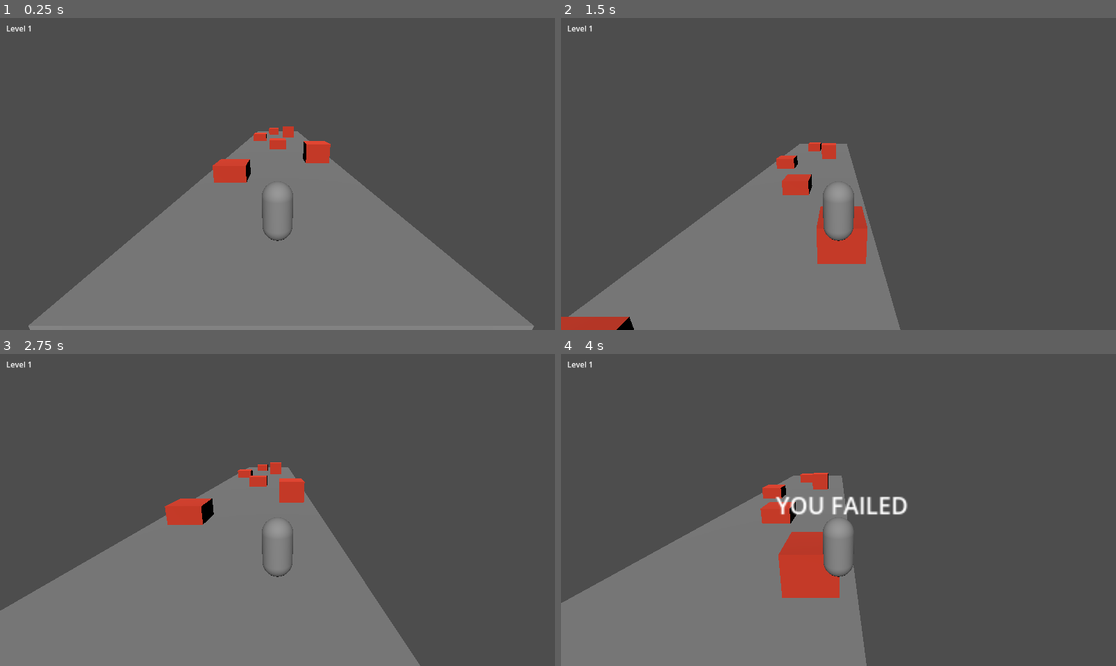
Above: before the commit, frames 1-4 (two rows, left to right).
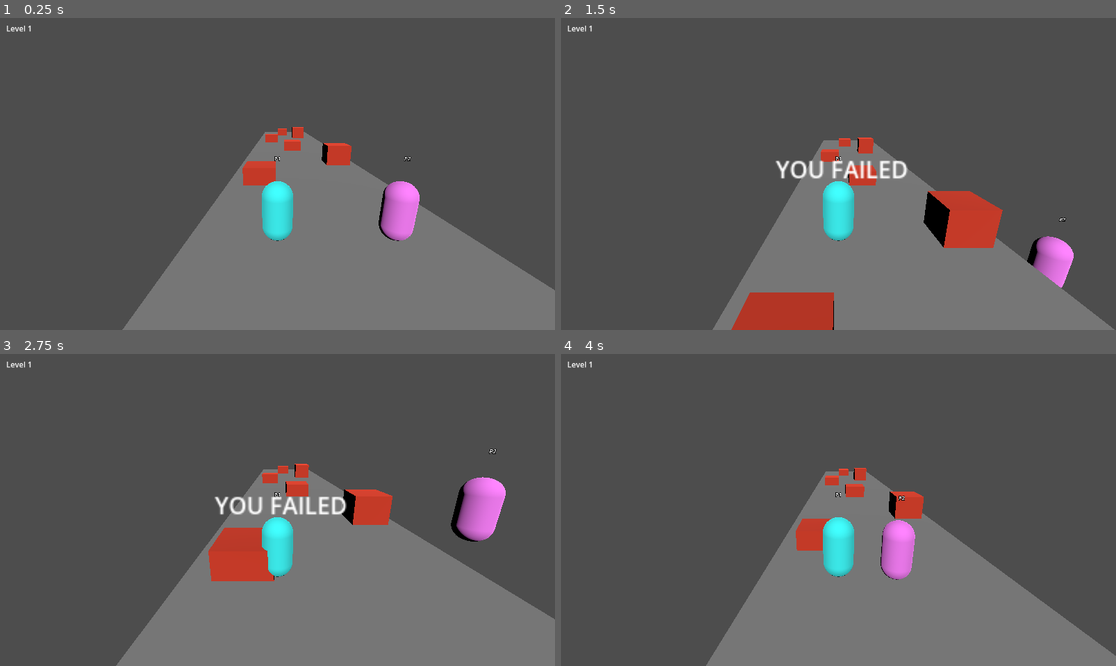
Above: after the commit, the same moments.

Repository: erunzd/GameDev
Game: Godot game, scene res://scenes/level_1.tscn
Same seed, same stepped clock (60 frames per second), same inputs: the game is played once before the commit and once after it.
Inputs:
- Up to frame 1 (0.25 s): no input
- Up to frame 2 (1.5 s): tap Enter (ui_accept) at 0.5, 0.6 s; hold Right (ui_right) 0.53-1.28 s; tap W (p1_jump, bound only after the commit) at 0.77, 0.8, 1.07, 1.35 s; hold Left (ui_left) from 1.28 s (still down)
- Up to frame 3 (2.75 s): tap W (p1_jump, bound only after the commit) at 1.52, 1.82 s; tap Up (p2_jump, bound only after the commit) at 1.55, 2.1 s; release Left (ui_left) at 2.03 s; hold Right (ui_right) from 2.03 s (still down); tap Enter (ui_accept) at 2.3 s
- Up to frame 4 (4 s): tap Enter (ui_accept) at 2.85, 3.6 s; tap W (p1_jump, bound only after the commit) at 3.02, 3.05, 3.32, 3.77 s; release Right (ui_right) at 3.53 s; hold Left (ui_left) from 3.53 s (still down); tap Up (p2_jump, bound only after the commit) at 3.8 s

The runs differ from the first frame. In frame 1, 13% of the frame differs, in the area x 5-100%, y 34-100%; in frame 2, 29%; in frame 3, 29%; in frame 4, 33%, in the area x 0-100%, y 36-100%.

Commit message:
update for multiplayer

Diff:
--- a/game-dev/project.godot
+++ b/game-dev/project.godot
@@ -17,33 +17,39 @@
 
 [input]
 
-move_left={
-"deadzone": 0.2,
-"events": [Object(InputEventKey,"resource_local_to_scene":false,"resource_name":"","device":-1,"window_id":0,"alt_pressed":false,"shift_pressed":false,"ctrl_pressed":false,"meta_pressed":false,"pressed":false,"keycode":0,"physical_keycode":65,"key_label":0,"unicode":97,"location":0,"echo":false,"script":null)
-, Object(InputEventKey,"resource_local_to_scene":false,"resource_name":"","device":-1,"window_id":0,"alt_pressed":false,"shift_pressed":false,"ctrl_pressed":false,"meta_pressed":false,"pressed":false,"keycode":0,"physical_keycode":4194319,"key_label":0,"unicode":0,"location":0,"echo":false,"script":null)
-]
-}
-move_right={
-"deadzone": 0.2,
-"events": [Object(InputEventKey,"resource_local_to_scene":false,"resource_name":"","device":-1,"window_id":0,"alt_pressed":false,"shift_pressed":false,"ctrl_pressed":false,"meta_pressed":false,"pressed":false,"keycode":0,"physical_keycode":68,"key_label":0,"unicode":100,"location":0,"echo":false,"script":null)
-, Object(InputEventKey,"resource_local_to_scene":false,"resource_name":"","device":-1,"window_id":0,"alt_pressed":false,"shift_pressed":false,"ctrl_pressed":false,"meta_pressed":false,"pressed":false,"keycode":0,"physical_keycode":4194321,"key_label":0,"unicode":0,"location":0,"echo":false,"script":null)
-]
-}
-move_forward={
-"deadzone": 0.2,
-"events": [Object(InputEventKey,"resource_local_to_scene":false,"resource_name":"","device":-1,"window_id":0,"alt_pressed":false,"shift_pressed":false,"ctrl_pressed":false,"meta_pressed":false,"pressed":false,"keycode":0,"physical_keycode":87,"key_label":0,"unicode":119,"location":0,"echo":false,"script":null)
-, Object(InputEventKey,"resource_local_to_scene":false,"resource_name":"","device":-1,"window_id":0,"alt_pressed":false,"shift_pressed":false,"ctrl_pressed":false,"meta_pressed":false,"pressed":false,"keycode":0,"physical_keycode":4194320,"key_label":0,"unicode":0,"location":0,"echo":false,"script":null)
-]
-}
-move_back={
-"deadzone": 0.2,
-"events": [Object(InputEventKey,"resource_local_to_scene":false,"resource_name":"","device":-1,"window_id":0,"alt_pressed":false,"shift_pressed":false,"ctrl_pressed":false,"meta_pressed":false,"pressed":false,"keycode":0,"physical_keycode":83,"key_label":0,"unicode":115,"location":0,"echo":false,"script":null)
-, Object(InputEventKey,"resource_local_to_scene":false,"resource_name":"","device":-1,"window_id":0,"alt_pressed":false,"shift_pressed":false,"ctrl_pressed":false,"meta_pressed":false,"pressed":false,"keycode":0,"physical_keycode":4194322,"key_label":0,"unicode":0,"location":0,"echo":false,"script":null)
-]
-}
 dash={
 "deadzone": 0.2,
 "events": [Object(InputEventKey,"resource_local_to_scene":false,"resource_name":"","device":-1,"window_id":0,"alt_press …(192 unchanged characters)…
+]
+}
+p1_left={
+"deadzone": 0.2,
+"events": [Object(InputEventKey,"resource_local_to_scene":false,"resource_name":"","device":-1,"window_id":0,"alt_pressed":false,"shift_pressed":false,"ctrl_pressed":false,"meta_pressed":false,"pressed":false,"keycode":0,"physical_keycode":65,"key_label":0,"unicode":97,"location":0,"echo":false,"script":null)
+]
+}
+p2_left={
+"deadzone": 0.2,
+"events": [Object(InputEventKey,"resource_local_to_scene":false,"resource_name":"","device":-1,"window_id":0,"alt_pressed":false,"shift_pressed":false,"ctrl_pressed":false,"meta_pressed":false,"pressed":false,"keycode":0,"physical_keycode":4194319,"key_label":0,"unicode":0,"location":0,"echo":false,"script":null)
+]
+}
+p1_right={
+"deadzone": 0.2,
+"events": [Object(InputEventKey,"resource_local_to_scene":false,"resource_name":"","device":-1,"window_id":0,"alt_pressed":false,"shift_pressed":false,"ctrl_pressed":false,"meta_pressed":false,"pressed":false,"keycode":0,"physical_keycode":68,"key_label":0,"unicode":100,"location":0,"echo":false,"script":null)
+]
+}
+p2_right={
+"deadzone": 0.2,
+"events": [Object(InputEventKey,"resource_local_to_scene":false,"resource_name":"","device":-1,"window_id":0,"alt_pressed":false,"shift_pressed":false,"ctrl_pressed":false,"meta_pressed":false,"pressed":false,"keycode":0,"physical_keycode":4194321,"key_label":0,"unicode":0,"location":0,"echo":false,"script":null)
+]
+}
+p1_jump={
+"deadzone": 0.2,
+"events": [Object(InputEventKey,"resource_local_to_scene":false,"resource_name":"","device":-1,"window_id":0,"alt_pressed":false,"shift_pressed":false,"ctrl_pressed":false,"meta_pressed":false,"pressed":false,"keycode":0,"physical_keycode":87,"key_label":0,"unicode":119,"location":0,"echo":false,"script":null)
+]
+}
+p2_jump={
+"deadzone": 0.2,
+"events": [Object(InputEventKey,"resource_local_to_scene":false,"resource_name":"","device":-1,"window_id":0,"alt_pressed":false,"shift_pressed":false,"ctrl_pressed":false,"meta_pressed":false,"pressed":false,"keycode":0,"physical_keycode":4194320,"key_label":0,"unicode":0,"location":0,"echo":false,"script":null)
 ]
 }
 
--- a/game-dev/scenes/level_1.tscn
+++ b/game-dev/scenes/level_1.tscn
@@ -24,9 +24,16 @@
 [node name="MeshInstance3D" type="MeshInstance3D" parent="StaticBody3D" unique_id=1805438235]
 mesh = SubResource("BoxMesh_014kd")
 
-[node name="Player" parent="." unique_id=1103837444 instance=ExtResource("1_014kd")]
-transform = Transform3D(1, 0, 0, 0, 1, 0, 0, 0, 1, -0.07051015, 1.9923885, 24.020798)
+[node name="Player1" parent="." unique_id=1103837444 instance=ExtResource("1_014kd")]
+transform = Transform3D(1, 0, 0, 0, 1, 0, 0, 0, 1, -1.8671324, 1.9923885, 24.020798)
 script = ExtResource("2_rus8k")
+player_color = Color(0.23137255, 1, 1, 1)
+
+[node name="Player2" parent="." unique_id=1885427564 instance=ExtResource("1_014kd")]
+transform = Transform3D(1, 0, 0, 0, 1, 0, 0, 0, 1, 2.0426788, 1.9923885, 24.020798)
+script = ExtResource("2_rus8k")
+player_id = 2
+player_color = Color(1, 0.5058824, 1, 1)
 
 [node name="DirectionalLight3D" type="DirectionalLight3D" parent="." unique_id=1015786645]
 transform = Transform3D(1, 0, 0, 0, 0.7777278, 0.62860125, 0, -0.62860125, 0.7777278, 0, 8.960205, 0)
--- a/game-dev/scenes/player.tscn
+++ b/game-dev/scenes/player.tscn
@@ -19,3 +19,6 @@
 
 [node name="JumpSound" type="AudioStreamPlayer3D" parent="." unique_id=1769358199]
 stream = ExtResource("1_3vyb7")
+
+[node name="NameLabel" type="Label3D" parent="." unique_id=1898982514]
+transform = Transform3D(1, 0, 0, 0, 1, 0, 0, 0, 1, 0, 1.7371826, 0)
--- a/game-dev/scripts/player.gd
+++ b/game-dev/scripts/player.gd
@@ -1,37 +1,45 @@
 extends CharacterBody3D
 
-var forward_speed = 8
-var move_speed = 6
-var jump_velocity = 7
+@export var player_id = 1
+@export var player_color : Color = Color(1,1,1)
+
+var speed = 6
+var jump_velocity = 5
 var gravity = ProjectSettings.get_setting("physics/3d/default_gravity")
 
 func _physics_process(delta):
 
-	# Auto forward movement
-	velocity.z = -forward_speed
+	velocity.z = -8  # auto forward
 
-	# Left / Right controls
-	var input_x = Input.get_action_strength("ui_right") - Input.get_action_strength("ui_left")
-	velocity.x = input_x * move_speed
+	var input_x = 0.0
 
-	# Jump
-	if Input.is_action_just_pressed("ui_accept") and is_on_floor():
-		velocity.y = jump_velocity
-		$JumpSound.play()
+	if player_id == 1:
+		input_x = Input.get_action_strength("p1_right") - Input.get_action_strength("p1_left")
 
-	# Gravity
+		if Input.is_action_just_pressed("p1_jump") and is_on_floor():
+			velocity.y = jump_velocity
+
+	elif player_id == 2:
+		input_x = Input.get_action_strength("p2_right") - Input.get_action_strength("p2_left")
+
+		if Input.is_action_just_pressed("p2_jump") and is_on_floor():
+			velocity.y = jump_velocity
+
+	velocity.x = input_x * speed
+
 	if not is_on_floor():
-		if velocity.y > 0:
-			velocity.y -= gravity * delta
-		else:
-			velocity.y -= gravity * 2 * delta
+		velocity.y -= gravity * delta
 
 	move_and_slide()
 
-	# Restart if player falls
 	if position.y < -10:
 		get_tree().reload_current_scene()
 
-
-func _on_detection_area_body_entered(body: Node3D) -> void:
-	pass # Replace with function body.
+func _ready():
+	if player_id == 1:
+		$NameLabel.text = "P1"
+	else:
+		$NameLabel.text = "P2"
+	var mat = StandardMaterial3D.new()
+	mat.albedo_color = player_color
+	$MeshInstance3D.material_override = mat
--- a/game-dev/scripts/trap.gd
+++ b/game-dev/scripts/trap.gd
@@ -1,9 +1,11 @@
 extends Area3D
 
 func _on_body_entered(body):
-	if body.name == "Player":
+	if body is CharacterBody3D:
 		var ui = get_tree().get_current_scene().get_node("CanvasLayer/FailLabel")
 		ui.visible = true
+
 		$FailSound.play()
+
 		await get_tree().create_timer(0.75).timeout
 		get_tree().reload_current_scene()
